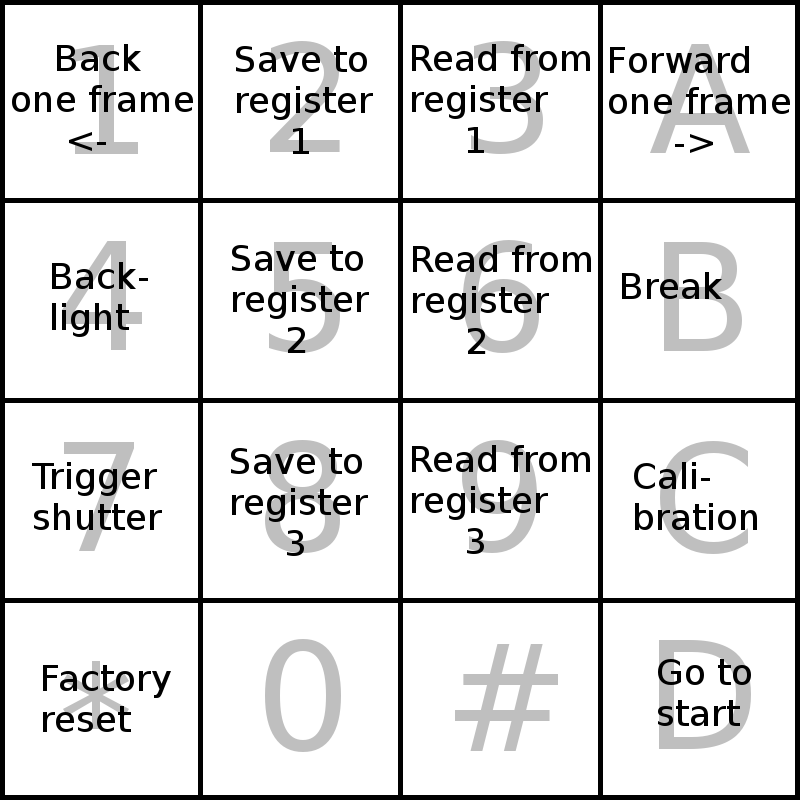
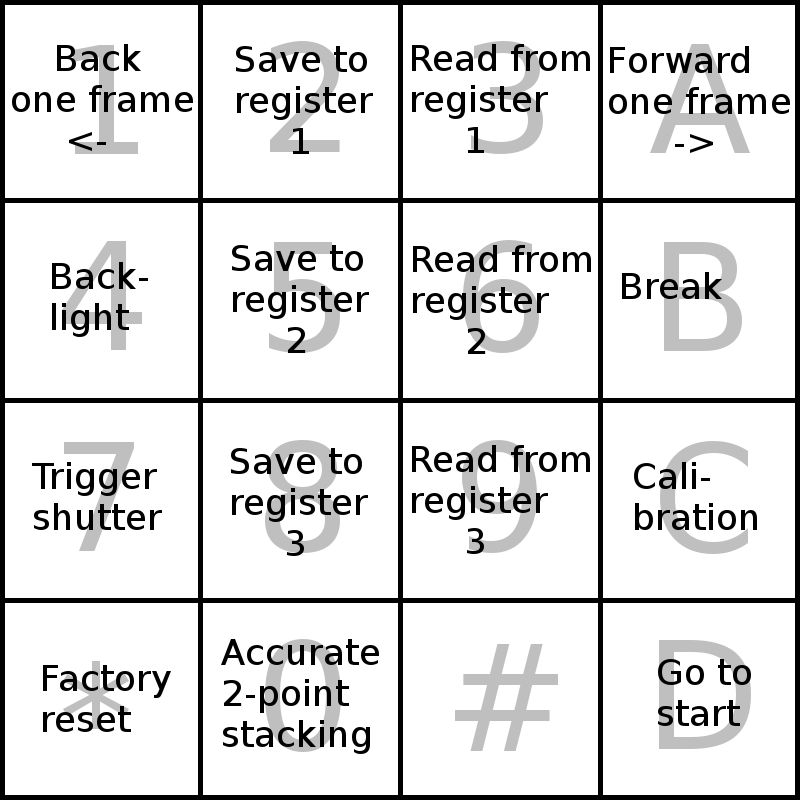
Layered file, before and after one edit (800px x 800px). Changes by layer:
added layer "Accurate ..." above "Factory ..." over [221, 639, 379, 754]
